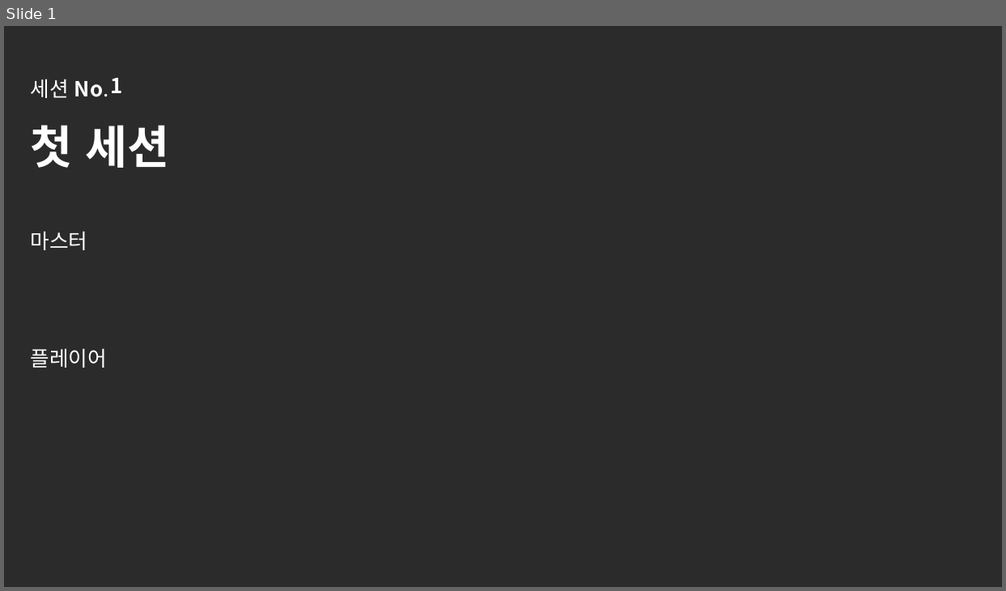
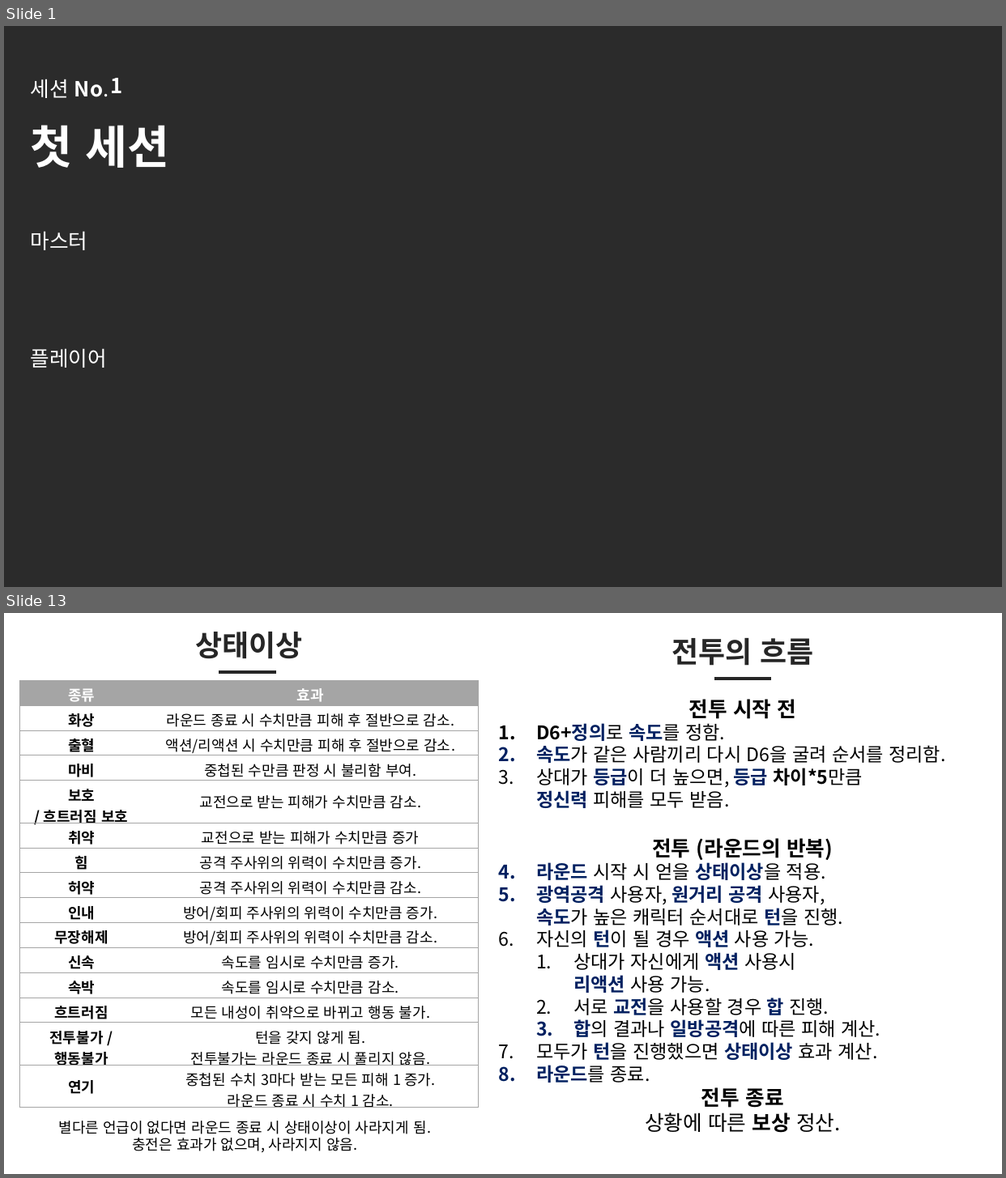
Before and after one commit to helloing0119/lobotomytrpg, a slide deck: 롭티알_진행.pptx. Shown one above the other, each under a label of ours: slide 1 before the commit, slides 1 and 13 after it; the slides between them are not shown. The pictures are 1006x591 and 1006x1178 pixels, drawn with LibreOffice and Linux fonts; fonts in the diff are those of the drawing; background and template pictures are left out; a plain dark background stands for a picture behind light text. Boxes give left, top, right and bottom in pixels: in the first picture for what was removed or moved away, otherwise in the second. Text is boxed around its words. In the diff, an @@ line names an element or a change of style, - is before the commit and + after.

```diff
--- a/롭티알_진행.pptx
+++ b/롭티알_진행.pptx
@@ slide 13 added at bbox=[4, 613, 1002, 1174], background #FFFFFF @@
@@ text added at bbox=[195, 632, 302, 659], 28 pt, text #262626, bold @@
+상태이상
@@ text added at bbox=[671, 638, 813, 666], 28 pt, text #262626, bold @@
+전투의 흐름
@@ table added at bbox=[19, 680, 478, 1111], 15 rows, 2 columns @@
+종류 | 효과
+화상 | 라운드 종료 시 수치만큼 피해 후 절반으로 감소.
+출혈 | 액션/리액션 시 수치만큼 피해 후 절반으로 감소.
+마비 | 중첩된 수만큼 판정 시 불리함 부여.
+보호 / 흐트러짐 보호 | 교전으로 받는 피해가 수치만큼 감소.
+취약 | 교전으로 받는 피해가 수치만큼 증가
+힘 | 공격 주사위의 위력이 수치만큼 증가.
+허약 | 공격 주사위의 위력이 수치만큼 감소.
+인내 | 방어/회피 주사위의 위력이 수치만큼 증가.
+무장해제 | 방어/회피 주사위의 위력이 수치만큼 감소.
+신속 | 속도를 임시로 수치만큼 증가.
+속박 | 속도를 임시로 수치만큼 감소.
+흐트러짐 | 모든 내성이 취약으로 바뀌고 행동 불가.
+전투불가 / / 행동불가 | 턴을 갖지 않게 됨. 전투불가는 라운드 종료 시 풀리지 않음.
+연기 | 중첩된 수치 3마다 받는 모든 피해 1 증가. / 라운드 종료 시 수치 1 감소.
@@ line added from (219, 672) to (275, 672), #262626 3 pt @@
@@ line added from (714, 678) to (771, 678), #262626 3 pt @@
@@ text added at bbox=[536, 699, 945, 1133], 18 pt, text #000000 @@
+전투 시작 전
+1. D6+정의로 속도를 정함.
+2. 속도가 같은 사람끼리 다시 D6을 굴려 순서를 정리함.
+3. 상대가 등급이 더 높으면, 등급 차이*5만큼
+   정신력 피해를 모두 받음.
+전투 (라운드의 반복)
+1. 라운드 시작 시 얻을 상태이상을 적용.
+2. 광역공격 사용자, 원거리 공격 사용자,
+   속도가 높은 캐릭터 순서대로 턴을 진행.
+3. 자신의 턴이 될 경우 액션 사용 가능.
+  1. 상대가 자신에게 액션 사용시
+     리액션 사용 가능.
+  2. 서로 교전을 사용할 경우 합 진행.
+  3. 합의 결과나 일방공격에 따른 피해 계산.
+4. 모두가 턴을 진행했으면 상태이상 효과 계산.
+5. 라운드를 종료.
+전투 종료
+상황에 따른 보상 정산.
@@ text added at bbox=[58, 1121, 431, 1153], 14 pt, text #000000 @@
+별다른 언급이 없다면 라운드 종료 시 상태이상이 사라지게 됨.
+충전은 효과가 없으며, 사라지지 않음.
```
Also in this commit, not shown: 1 other slide added, 2 slides removed, 2 other files.
